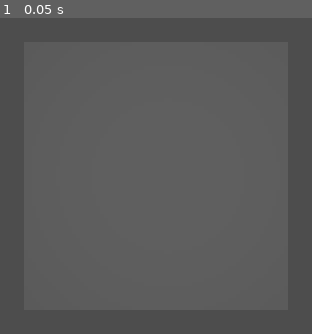
Above: before the commit, frame 1.
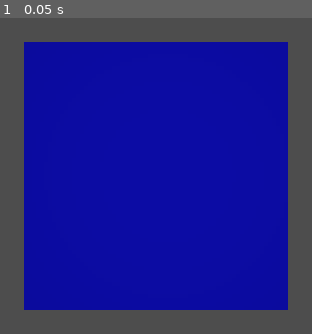
Above: after the commit, the same moment.

Repository: kenscl/drone
Game: Godot game, scene res://main.tscn
Same seed, same stepped clock (60 frames per second), same inputs: the game is played once before the commit and once after it.
Inputs:
- Up to frame 1 (0.05 s): no input

The runs differ from the first frame. In frame 1, 72% of the frame differs, in the area x 7-93%, y 7-93%.

Commit message:
Added a bunch of stuff

Diff:
--- /dev/null
+++ b/drone_viz/label.gd
@@ -0,0 +1,13 @@
+extends Label
+
+
+@onready var object = $BLock/Block
+@onready var label := $CanvasLayer/Label
+func _ready() -> void:
+	pass
+
+
+
+func _process(delta: float) -> void:
+	var quat = object. basis.get_rotation_quaternion()
+	text = "Quaternion: (%.3f, %.3f, %.3f, %.3f)" % [quat.w, quat.x, quat.y, quat.z]
--- a/drone_viz/main.tscn
+++ b/drone_viz/main.tscn
@@ -1,8 +1,12 @@
-[gd_scene load_steps=3 format=3 uid="uid://dfctlb2dvj52r"]
+[gd_scene load_steps=4 format=3 uid="uid://dfctlb2dvj52r"]
 
 [ext_resource type="Script" path="res://serial_reader.gd" id="1_i5tjt"]
 
 [sub_resource type="BoxMesh" id="BoxMesh_i2m6s"]
+
+[sub_resource type="StandardMaterial3D" id="StandardMaterial3D_pkotq"]
+vertex_color_is_srgb = true
+albedo_color = Color(0, 0, 1, 1)
 
 [node name="Main" type="Node3D"]
 
@@ -20,4 +24,5 @@
 transform = Transform3D(0.999892, 0, -0.01473, 0, 1, 0, 0.01473, 0, 0.999892, 0, 0, 0)
 mesh = SubResource("BoxMesh_i2m6s")
 skeleton = NodePath("../..")
+surface_material_override/0 = SubResource("StandardMaterial3D_pkotq")
 script = ExtResource("1_i5tjt")
Not shown, added: 3D Models/HolderV1,5-Body.stl
Not shown, added: 3D Models/HolderV1,5.20250327-125341.FCBak
Not shown, added: 3D Models/HolderV1,5.FCStd
Not shown, added: 3D Models/HolderV2-Body.stl
Not shown, added: 3D Models/HolderV2-Holder.stl
Not shown, added: 3D Models/HolderV2.20250401-174728.FCBak
Not shown, added: 3D Models/HolderV2.FCStd
Not shown, added: 3D Models/HolderV3-back-holder.stl
Not shown, added: 3D Models/HolderV3-sensor-holder.stl
Not shown, added: 3D Models/HolderV3-stm32-holder.stl
Not shown, added: 3D Models/HolderV3.20250402-144008.FCBak
Not shown, added: 3D Models/HolderV3.FCStd
(and 11 more such lines)
